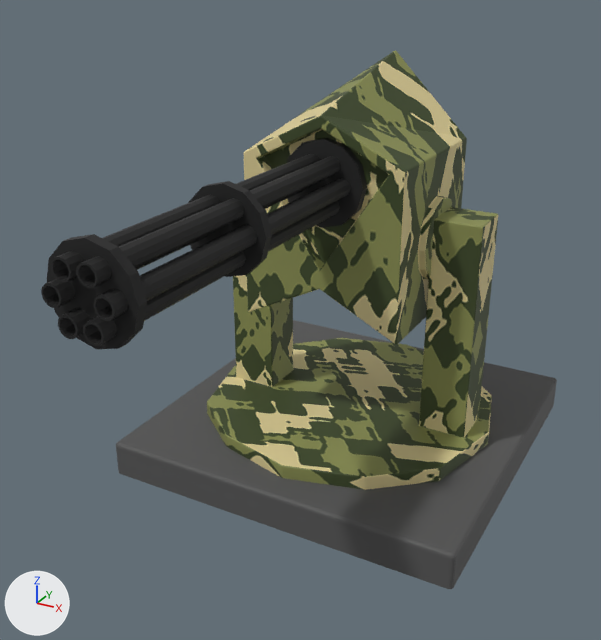
An edit to the Blender file VirusTD/Assets/Resources/Tower/machinegun.blend, drawn before and after from the same camera.
Both versions are drawn from a 50 mm lens placed at (4.17, -9.03, 5.87), pointed at (-0.02, -1.42, 2.07). Every picture has the same lights, and +X, +Y and +Z are marked at lower left.

The older version as bpy lines, for what is in view:
```python
me_cube_001 = bpy.data.meshes.new('Cube.001')
me_cube_001.from_pydata(...)  # 80 vertices, 58 faces; spans x -1.1..1.1, y -1.0..1.0, z -1.0..2.0
me_cube_001.materials.append(mat_camouflage)  # picture img_camouflage_jpg
me_cube_003 = bpy.data.meshes.new('Cube.003')
me_cube_003.from_pydata(...)  # 44 vertices, 44 faces; spans x -1.9..1.9, y -1.9..1.9, z 0.2..3.12
me_cube_003.materials.append(mat_camouflage)  # picture img_camouflage_jpg
me_cube_004 = bpy.data.meshes.new('Cube.004')
me_cube_004.from_pydata(...)  # 8 vertices, 5 faces; spans x -2.25..2.25, y -2.25..2.25, z -0.23..0.23
me_cube_004.materials.append(mat_stand)  # dark grey #5a5a5a
me_cylinder_003 = bpy.data.meshes.new('Cylinder.003')
me_cylinder_003.from_pydata(...)  # 940 vertices, 1024 faces; spans x -0.5..0.5, y -4.1..0.0, z -0.5..0.5
me_cylinder_003.materials.append(mat_black)  # black #2d2d2d
ob_barrel_001 = bpy.data.objects.new('Barrel.001', me_cylinder_003)
ob_barrel_001.parent = ob_casing
ob_barrel_001.matrix_parent_inverse = Matrix(((1.0, 0.0, 0.0, 0.0), (0.0, 1.0, 0.0, 0.0), (0.0, 0.0, 1.0, -2.8), (0.0, 0.0, 0.0, 1.0)))
ob_barrel_001.location = (0.0, -0.754, 3.536)
ob_casing = bpy.data.objects.new('Casing', me_cube_001)
ob_casing.parent = ob_cube
ob_casing.location = (0.0, 0.0, 2.8)
_m = ob_casing.modifiers.new('Bevel', 'BEVEL')
_m.width = 0.02
_m.width_pct = 0.02
_m.segments = 3
ob_cube = bpy.data.objects.new('Cube', me_cube_003)
ob_cube.parent = ob_stand
ob_cube.location = (0.0, 0.0, 0.0)
_m = ob_cube.modifiers.new('Bevel', 'BEVEL')
_m.width = 0.02
_m.width_pct = 0.02
_m.segments = 3
_m.angle_limit = 0.349
ob_stand = bpy.data.objects.new('Stand', me_cube_004)
ob_stand.location = (0.0, 0.0, 0.0)
_m = ob_stand.modifiers.new('Bevel', 'BEVEL')
_m.width = 0.05
_m.width_pct = 0.05
_m.segments = 3
```
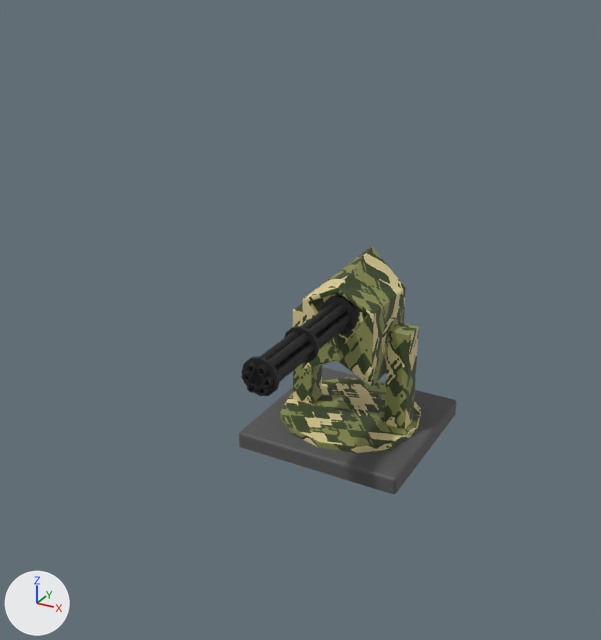
Edits to the bpy script that builds the scene:
```text
Change me_cube_001:
    where me_cube_001.from_pydata(...)  # 80 vertices, 58 faces; spans x -1.1..1.1, y -1.0..1.0, z -1.0..2.0
    used by ob_casing; parent = ob_cube; location = (0.0, 0.0, 2.8)
    me_cube_001 part 1: the whole mesh is scaled about the mesh origin by 0.5
Change me_cube_003:
    where me_cube_003.from_pydata(...)  # 44 vertices, 44 faces; spans x -1.9..1.9, y -1.9..1.9, z 0.2..3.12
    used by ob_cube; parent = ob_stand; location = (0.0, 0.0, 0.0)
    me_cube_003 part 2: the whole mesh is scaled about the mesh origin by 0.5
Change me_cube_004:
    where me_cube_004.from_pydata(...)  # 8 vertices, 5 faces; spans x -2.25..2.25, y -2.25..2.25, z -0.23..0.23
    used by ob_stand; location = (0.0, 0.0, 0.0)
    me_cube_004 part 3: the whole mesh is scaled about its middle by 0.5
Change me_cylinder_003:
    where me_cylinder_003.from_pydata(...)  # 940 vertices, 1024 faces; spans x -0.5..0.5, y -4.1..0.0, z -0.5..0.5
    used by ob_barrel_001; parent = ob_casing; location = (0.0, -0.754, 3.536)
    me_cylinder_003 part 4: the whole mesh is scaled about the mesh origin by 0.5
Change ob_casing:
    ob_casing.location: (0.0, 0.0, 2.8) -> (0.0, 0.0, 1.4)
Change ob_barrel_001:
    ob_barrel_001.matrix_parent_inverse: Matrix(((1.0, 0.0, 0.0, 0.0), (0.0, 1.0, 0.0, 0.0), (0.0, 0.0, 1.0, -2.8), (0.0, 0.0, 0.0, 1.0))) -> Matrix(((1.0, 0.0, 0.0, 0.0), (0.0, 1.0, 0.0, 0.0), (0.0, 0.0, 1.0, -1.4), (0.0, 0.0, 0.0, 1.0)))
    ob_barrel_001.location: (0.0, -0.754, 3.536) -> (0.0, -0.377, 1.768)
```

Location of each change, [x1, y1, x2, y2] in pixels of the pictures (601 x 640 px):
'Cube', mesh rescaled: before [207, 207, 498, 490]; after [280, 303, 421, 453]
'Stand', mesh rescaled (51% narrower, 53% shorter): before [116, 320, 557, 589]; after [239, 367, 456, 494]
'Casing', mesh rescaled, moved (53% narrower, 53% shorter): before [244, 50, 467, 345]; after [302, 247, 406, 386]
'Barrel.001', mesh rescaled, moved (64% narrower, 52% shorter): before [41, 138, 367, 349]; after [241, 296, 358, 396]
